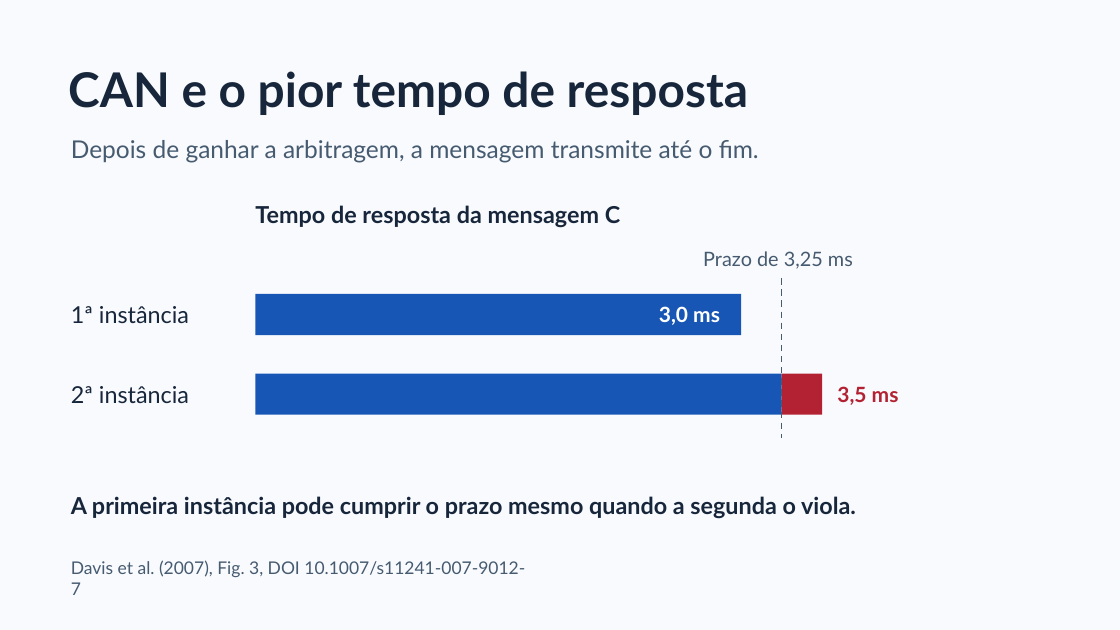
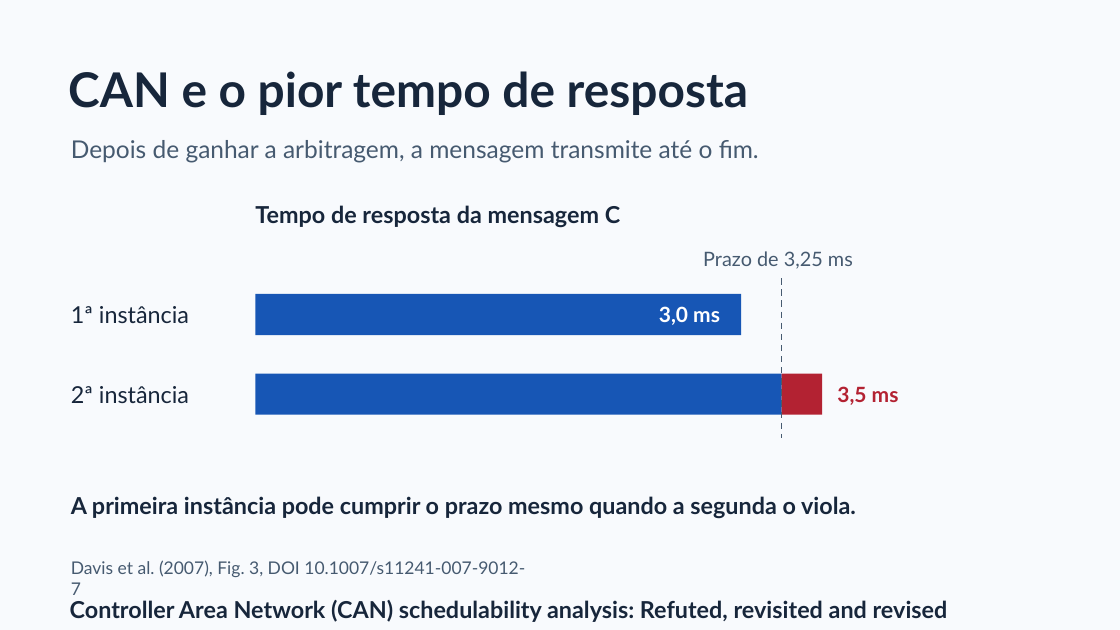
Before and after one commit to Balduino-BD/Trabalho_Distribuido, a slide deck: slide 7 of Apresentação/presentation.pptx. Drawn at 1120x630 pixels with LibreOffice and Linux fonts; fonts in the diff are those of the drawing. Boxes give left, top, right and bottom in pixels: in the first picture for what was removed or moved away, otherwise in the second. Text is boxed around its words. In the diff, an @@ line names an element or a change of style, - is before the commit and + after.

```diff
--- a/Apresentação/presentation.pptx
+++ b/Apresentação/presentation.pptx
@@ text added at (70,600,948,622), 20 pt, text #17263B, bold @@
+Controller Area Network (CAN) schedulability analysis: Refuted, revisited and revised
```
Also in this commit, not shown: 1 other slide changed.
